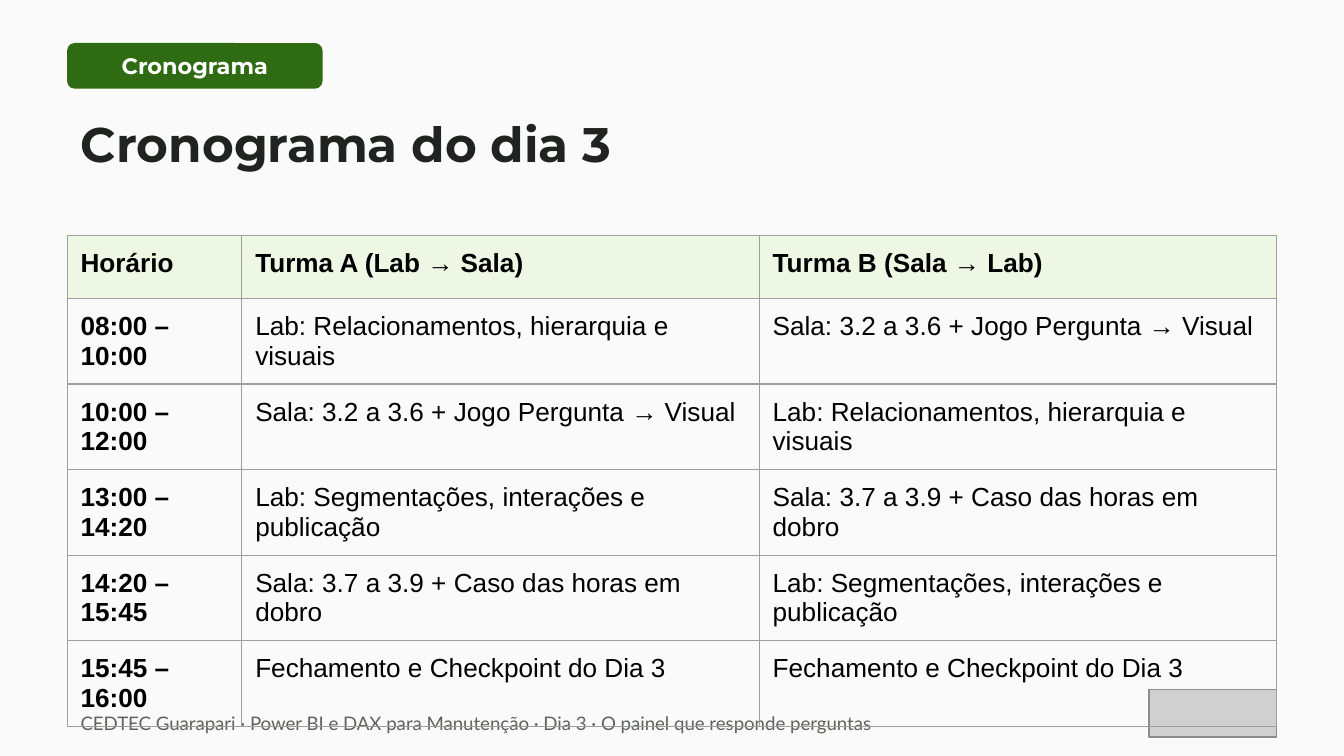
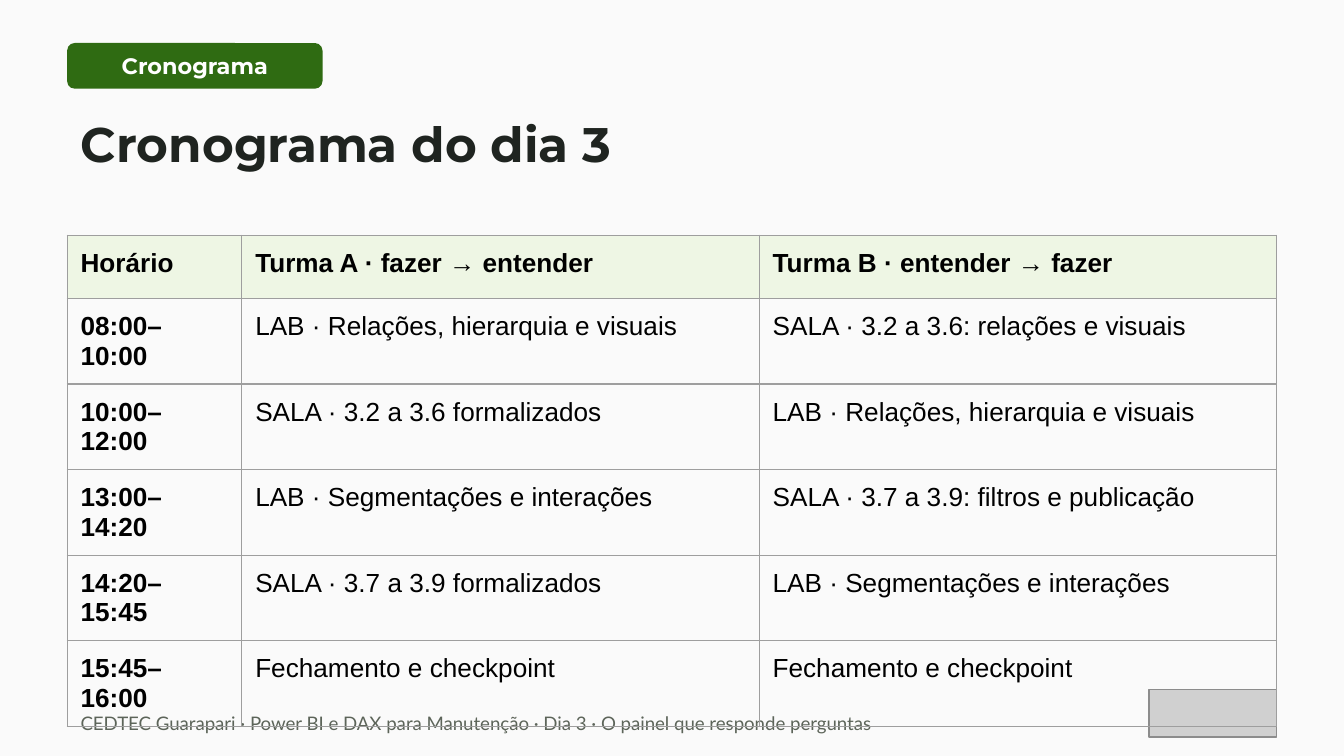
Before and after one commit to IsraelMdc/Curso_PowerBI_Dax, a slide deck: slide 3 of Aulas/Power BI e DAX para Manutenção — Dia 3 · O painel que responde perguntas.pptx. Drawn at 1344x756 pixels with LibreOffice and Linux fonts; fonts in the diff are those of the drawing; grey boxes stand for pictures. Boxes give left, top, right and bottom in pixels: in the first picture for what was removed or moved away, otherwise in the second. Text is boxed around its words. In the diff, an @@ line names an element or a change of style, - is before the commit and + after.

```diff
--- a/Aulas/Power BI e DAX para Manutenção — Dia 3 · O painel que responde perguntas.pptx
+++ b/Aulas/Power BI e DAX para Manutenção — Dia 3 · O painel que responde perguntas.pptx
@@ table at box(67, 235, 1277, 712) @@
-row 1, column 2: Turma A (Lab → Sala)
+row 1, column 2: Turma A · fazer → entender
-row 1, column 3: Turma B (Sala → Lab)
+row 1, column 3: Turma B · entender → fazer
-row 2: 08:00 – 10:00 | Lab: Relacionamentos, hierarquia e visuais | Sala: 3.2 a 3.6 + Jogo Pergunta → Visual
+row 2: 08:00–10:00 | LAB · Relações, hierarquia e visuais | SALA · 3.2 a 3.6: relações e visuais
-row 3: 10:00 – 12:00 | Sala: 3.2 a 3.6 + Jogo Pergunta → Visual | Lab: Relacionamentos, hierarquia e visuais
+row 3: 10:00–12:00 | SALA · 3.2 a 3.6 formalizados | LAB · Relações, hierarquia e visuais
-row 4: 13:00 – 14:20 | Lab: Segmentações, interações e publicação | Sala: 3.7 a 3.9 + Caso das horas em dobro
+row 4: 13:00–14:20 | LAB · Segmentações e interações | SALA · 3.7 a 3.9: filtros e publicação
-row 5: 14:20 – 15:45 | Sala: 3.7 a 3.9 + Caso das horas em dobro | Lab: Segmentações, interações e publicação
+row 5: 14:20–15:45 | SALA · 3.7 a 3.9 formalizados | LAB · Segmentações e interações
-row 6: 15:45 – 16:00 | Fechamento e Checkpoint do Dia 3 | Fechamento e Checkpoint do Dia 3
+row 6: 15:45–16:00 | Fechamento e checkpoint | Fechamento e checkpoint
```
Also in this commit, not shown: 24 other slides changed, 1 slide added, 10 slides removed, 4 other files.
